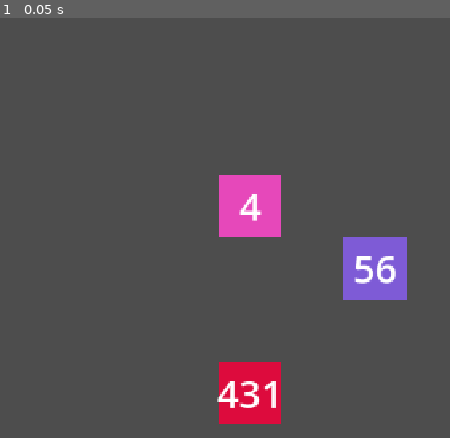
Above: before the commit, frame 1.
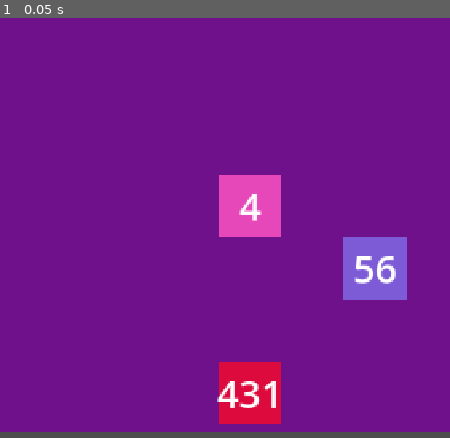
Above: after the commit, the same moment.

Repository: folktalesgaming/merge-down
Game: Godot game, scene res://scenes/GamePlay.tscn
Same seed, same stepped clock (60 frames per second), same inputs: the game is played once before the commit and once after it. The project has no main scene, so this scene is started directly.
Inputs:
- Up to frame 1 (0.05 s): no input

The runs differ from the first frame. In frame 1, 92% of the frame differs, in the area x 0-100%, y 0-99%.

Commit message:
chore: add game manager scene to handle level change

Diff:
--- /dev/null
+++ b/scenes/GameManager.tscn
@@ -0,0 +1,6 @@
+[gd_scene format=3 uid="uid://crg6i8krceb46"]
+
+[ext_resource type="Script" uid="uid://cnu5rtwbc867r" path="res://scripts/game.gd" id="1_34tde"]
+
+[node name="GameManager" type="Node2D" unique_id=940827886]
+script = ExtResource("1_34tde")
--- a/scenes/GamePlay.tscn
+++ b/scenes/GamePlay.tscn
@@ -2,5 +2,36 @@
 
 [ext_resource type="Script" uid="uid://bqwsrsdumtjck" path="res://scripts/game_play.gd" id="1_565gr"]
 
+[sub_resource type="CanvasTexture" id="CanvasTexture_14cdr"]
+
+[sub_resource type="CanvasTexture" id="CanvasTexture_htemk"]
+
+[sub_resource type="RectangleShape2D" id="RectangleShape2D_htemk"]
+size = Vector2(137, 20)
+
 [node name="GamePlay" type="Node2D" unique_id=1093606612]
 script = ExtResource("1_565gr")
+
+[node name="Background" type="Sprite2D" parent="." unique_id=2298987]
+self_modulate = Color(0.4392157, 0.06666667, 0.54901963, 1)
+position = Vector2(573.99994, 321.00003)
+scale = Vector2(1185.9999, 684.00006)
+texture = SubResource("CanvasTexture_14cdr")
+
+[node name="MainGrid" type="Node2D" parent="." unique_id=903045838]
+unique_name_in_owner = true
+
+[node name="OperatorStack" type="Node2D" parent="." unique_id=110578599]
+unique_name_in_owner = true
+
+[node name="TempStack" type="Sprite2D" parent="." unique_id=1211098080]
+self_modulate = Color(0, 0, 0, 0.36078432)
+position = Vector2(1072, 208.125)
+scale = Vector2(83.999954, 321.75)
+texture = SubResource("CanvasTexture_htemk")
+
+[node name="TempStackBottom" type="Area2D" parent="." unique_id=2072537161]
+
+[node name="CollisionShape2D" type="CollisionShape2D" parent="TempStackBottom" unique_id=890341557]
+position = Vector2(1062, 552)
+shape = SubResource("RectangleShape2D_htemk")
